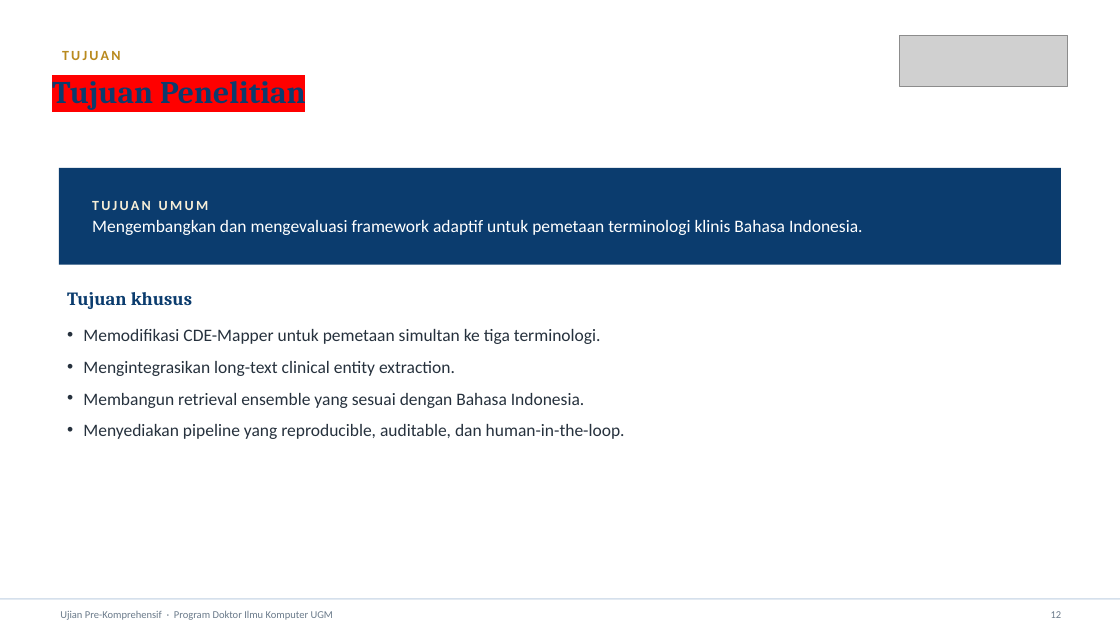
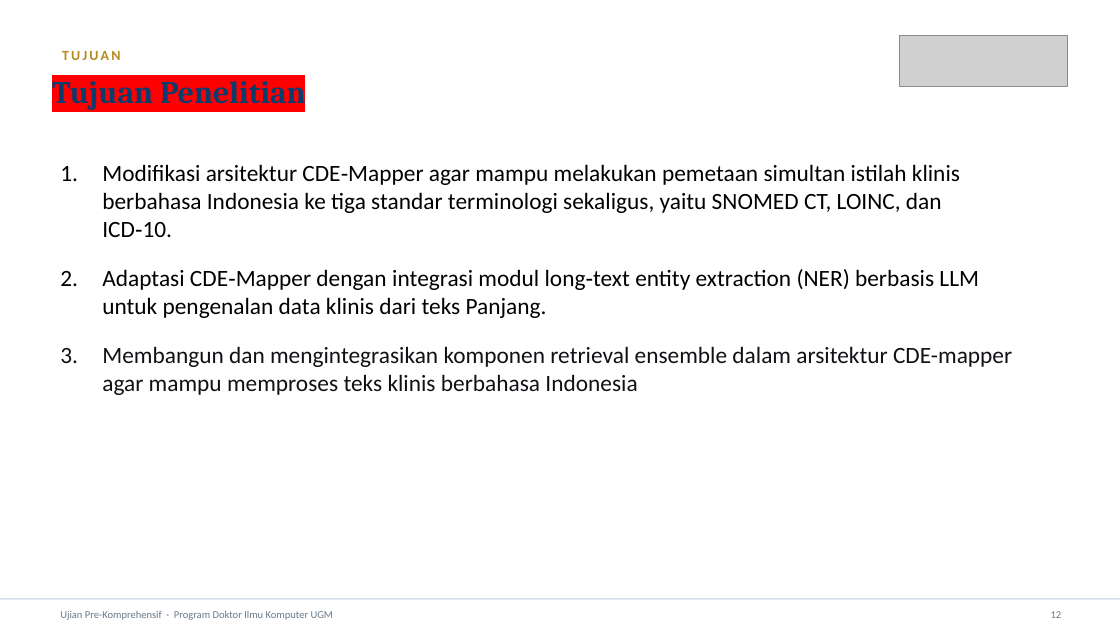
Before and after one commit to InizioBit/cde_mapper, a slide deck: slide 16 of Riset/PRESENTASI_UJIAN_PRE_KOMPREHENSIF_anie.pptx. Drawn at 1120x630 pixels with LibreOffice and Linux fonts; fonts in the diff are those of the drawing; grey boxes stand for pictures. Boxes give left, top, right and bottom in pixels: in the first picture for what was removed or moved away, otherwise in the second. Text is boxed around its words. In the diff, an @@ line names an element or a change of style, - is before the commit and + after.

```diff
--- a/Riset/PRESENTASI_UJIAN_PRE_KOMPREHENSIF_anie.pptx
+++ b/Riset/PRESENTASI_UJIAN_PRE_KOMPREHENSIF_anie.pptx
@@ rectangle removed at [59, 168, 1061, 265] @@
@@ text added at [102, 164, 1012, 395], 20 pt, text #000000 @@
+1. Modifikasi arsitektur CDE‑Mapper agar mampu melakukan pemetaan simultan istilah klinis berbahasa Indonesia ke tiga standar terminologi sekaligus, yaitu SNOMED CT, LOINC, dan ICD‑10.
+2. Adaptasi CDE‑Mapper dengan integrasi modul long‑text entity extraction (NER) berbasis LLM untuk pengenalan data klinis dari teks Panjang.
+3. Membangun dan mengintegrasikan komponen retrieval ensemble dalam arsitektur CDE-mapper agar mampu memproses teks klinis berbahasa Indonesia
@@ text removed at [92, 201, 863, 235] @@
-TUJUAN UMUM
-Mengembangkan dan mengevaluasi framework adaptif untuk pemetaan terminologi klinis Bahasa Indonesia.
@@ text removed at [67, 292, 192, 309] @@
-Tujuan khusus
@@ text removed at [83, 329, 625, 439] @@
-• Memodifikasi CDE-Mapper untuk pemetaan simultan ke tiga terminologi.
-• Mengintegrasikan long-text clinical entity extraction.
-• Membangun retrieval ensemble yang sesuai dengan Bahasa Indonesia.
-• Menyediakan pipeline yang reproducible, auditable, dan human-in-the-loop.
```
Also in this commit, not shown: 15 other slides changed, 2 slides added, 8 slides removed, 2 other files.
